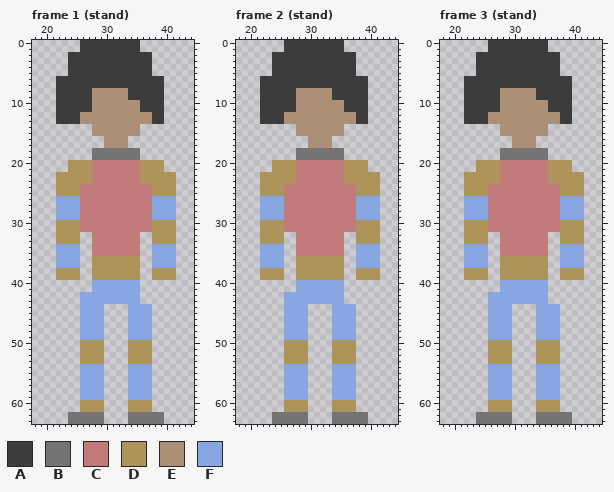
One commit to this pixel-art file: aseprite/Player.aseprite. Above, as it was before the edit.
64x64 pixels, 26 frames. Colours within 5 levels of each other are drawn and written as one. Shown: frame 1 (stand): x 18..44, y 0..63; frame 2 (stand): x 18..44, y 0..63; frame 3 (stand): x 18..44, y 0..63. The commit also changed other frames, which this record leaves out.
Visible layers, top first: "Group 2/Layer 4", "Group 2/Layer 3", "Group 1/Layer 2", "Group 1/Layer 1".
Palette (. is transparent): A #3c3c3c  B #747474  C #c17b7b  D #ac945a  E #ac8f77  F #88a6e2
Pixels before, frame 1 (stand), first column x 22:
 0 ....AAAAAAAAAA......
 1 ....AAAAAAAAAA......
 2 ..AAAAAAAAAAAAAA....
 3 ..AAAAAAAAAAAAAA....
 4 ..AAAAAAAAAAAAAA....
 5 ..AAAAAAAAAAAAAA....
 6 AAAAAAAAAAAAAAAAAA..
 7 AAAAAAAAAAAAAAAAAA..
 8 AAAAAAEEEEEEAAAAAA..
 9 AAAAAAEEEEEEAAAAAA..
10 AAAAAAEEEEEEEEAAAA..
11 AAAAAAEEEEEEEEAAAA..
12 AAAAEEEEEEEEEEEEAA..
13 AAAAEEEEEEEEEEEEAA..
14 ......EEEEEEEE......
15 ......EEEEEEEE......
16 ........EEEE........
17 ........EEEE........
18 ......BBBBBBBB......
19 ......BBBBBBBB......
20 ..DDDDCCCCCCCCDDDD..
21 ..DDDDCCCCCCCCDDDD..
22 DDDDDDCCCCCCCCDDDDDD
23 DDDDDDCCCCCCCCDDDDDD
24 DDDDCCCCCCCCCCCCDDDD
25 DDDDCCCCCCCCCCCCDDDD
26 FFFFCCCCCCCCCCCCFFFF
27 FFFFCCCCCCCCCCCCFFFF
28 FFFFCCCCCCCCCCCCFFFF
29 FFFFCCCCCCCCCCCCFFFF
30 DDDDCCCCCCCCCCCCDDDD
31 DDDDCCCCCCCCCCCCDDDD
32 DDDD..CCCCCCCC..DDDD
33 DDDD..CCCCCCCC..DDDD
34 FFFF..CCCCCCCC..FFFF
35 FFFF..CCCCCCCC..FFFF
36 FFFF..DDDDDDDD..FFFF
37 FFFF..DDDDDDDD..FFFF
38 DDDD..DDDDDDDD..DDDD
39 DDDD..DDDDDDDD..DDDD
40 ......FFFFFFFF......
41 ......FFFFFFFF......
42 ....FFFFFFFFFF......
43 ....FFFFFFFFFF......
44 ....FFFF....FFFF....
45 ....FFFF....FFFF....
46 ....FFFF....FFFF....
47 ....FFFF....FFFF....
48 ....FFFF....FFFF....
49 ....FFFF....FFFF....
50 ....DDDD....DDDD....
51 ....DDDD....DDDD....
52 ....DDDD....DDDD....
53 ....DDDD....DDDD....
54 ....FFFF....FFFF....
55 ....FFFF....FFFF....
56 ....FFFF....FFFF....
57 ....FFFF....FFFF....
58 ....FFFF....FFFF....
59 ....FFFF....FFFF....
60 ....DDDD....DDDD....
61 ....DDDD....DDDD....
62 ..BBBBBB....BBBBBB..
63 ..BBBBBB....BBBBBB..
Pixels before, frame 2 (stand), first column x 22:
 0 ....AAAAAAAAAA......
 1 ....AAAAAAAAAA......
 2 ..AAAAAAAAAAAAAA....
 3 ..AAAAAAAAAAAAAA....
 4 ..AAAAAAAAAAAAAA....
 5 ..AAAAAAAAAAAAAA....
 6 AAAAAAAAAAAAAAAAAA..
 7 AAAAAAAAAAAAAAAAAA..
 8 AAAAAAEEEEEEAAAAAA..
 9 AAAAAAEEEEEEAAAAAA..
10 AAAAAAEEEEEEEEAAAA..
11 AAAAAAEEEEEEEEAAAA..
12 AAAAEEEEEEEEEEEEAA..
13 AAAAEEEEEEEEEEEEAA..
14 ......EEEEEEEE......
15 ......EEEEEEEE......
16 ........EEEE........
17 ........EEEE........
18 ......BBBBBBBB......
19 ......BBBBBBBB......
20 ..DDDDCCCCCCCCDDDD..
21 ..DDDDCCCCCCCCDDDD..
22 DDDDDDCCCCCCCCDDDDDD
23 DDDDDDCCCCCCCCDDDDDD
24 DDDDCCCCCCCCCCCCDDDD
25 DDDDCCCCCCCCCCCCDDDD
26 FFFFCCCCCCCCCCCCFFFF
27 FFFFCCCCCCCCCCCCFFFF
28 FFFFCCCCCCCCCCCCFFFF
29 FFFFCCCCCCCCCCCCFFFF
30 DDDDCCCCCCCCCCCCDDDD
31 DDDDCCCCCCCCCCCCDDDD
32 DDDD..CCCCCCCC..DDDD
33 DDDD..CCCCCCCC..DDDD
34 FFFF..CCCCCCCC..FFFF
35 FFFF..CCCCCCCC..FFFF
36 FFFF..DDDDDDDD..FFFF
37 FFFF..DDDDDDDD..FFFF
38 DDDD..DDDDDDDD..DDDD
39 DDDD..DDDDDDDD..DDDD
40 ......FFFFFFFF......
41 ......FFFFFFFF......
42 ....FFFFFFFFFF......
43 ....FFFFFFFFFF......
44 ....FFFF....FFFF....
45 ....FFFF....FFFF....
46 ....FFFF....FFFF....
47 ....FFFF....FFFF....
48 ....FFFF....FFFF....
49 ....FFFF....FFFF....
50 ....DDDD....DDDD....
51 ....DDDD....DDDD....
52 ....DDDD....DDDD....
53 ....DDDD....DDDD....
54 ....FFFF....FFFF....
55 ....FFFF....FFFF....
56 ....FFFF....FFFF....
57 ....FFFF....FFFF....
58 ....FFFF....FFFF....
59 ....FFFF....FFFF....
60 ....DDDD....DDDD....
61 ....DDDD....DDDD....
62 ..BBBBBB....BBBBBB..
63 ..BBBBBB....BBBBBB..
Pixels before, frame 3 (stand), first column x 22:
 0 ....AAAAAAAAAA......
 1 ....AAAAAAAAAA......
 2 ..AAAAAAAAAAAAAA....
 3 ..AAAAAAAAAAAAAA....
 4 ..AAAAAAAAAAAAAA....
 5 ..AAAAAAAAAAAAAA....
 6 AAAAAAAAAAAAAAAAAA..
 7 AAAAAAAAAAAAAAAAAA..
 8 AAAAAAEEEEEEAAAAAA..
 9 AAAAAAEEEEEEAAAAAA..
10 AAAAAAEEEEEEEEAAAA..
11 AAAAAAEEEEEEEEAAAA..
12 AAAAEEEEEEEEEEEEAA..
13 AAAAEEEEEEEEEEEEAA..
14 ......EEEEEEEE......
15 ......EEEEEEEE......
16 ........EEEE........
17 ........EEEE........
18 ......BBBBBBBB......
19 ......BBBBBBBB......
20 ..DDDDCCCCCCCCDDDD..
21 ..DDDDCCCCCCCCDDDD..
22 DDDDDDCCCCCCCCDDDDDD
23 DDDDDDCCCCCCCCDDDDDD
24 DDDDCCCCCCCCCCCCDDDD
25 DDDDCCCCCCCCCCCCDDDD
26 FFFFCCCCCCCCCCCCFFFF
27 FFFFCCCCCCCCCCCCFFFF
28 FFFFCCCCCCCCCCCCFFFF
29 FFFFCCCCCCCCCCCCFFFF
30 DDDDCCCCCCCCCCCCDDDD
31 DDDDCCCCCCCCCCCCDDDD
32 DDDD..CCCCCCCC..DDDD
33 DDDD..CCCCCCCC..DDDD
34 FFFF..CCCCCCCC..FFFF
35 FFFF..CCCCCCCC..FFFF
36 FFFF..DDDDDDDD..FFFF
37 FFFF..DDDDDDDD..FFFF
38 DDDD..DDDDDDDD..DDDD
39 DDDD..DDDDDDDD..DDDD
40 ......FFFFFFFF......
41 ......FFFFFFFF......
42 ....FFFFFFFFFF......
43 ....FFFFFFFFFF......
44 ....FFFF....FFFF....
45 ....FFFF....FFFF....
46 ....FFFF....FFFF....
47 ....FFFF....FFFF....
48 ....FFFF....FFFF....
49 ....FFFF....FFFF....
50 ....DDDD....DDDD....
51 ....DDDD....DDDD....
52 ....DDDD....DDDD....
53 ....DDDD....DDDD....
54 ....FFFF....FFFF....
55 ....FFFF....FFFF....
56 ....FFFF....FFFF....
57 ....FFFF....FFFF....
58 ....FFFF....FFFF....
59 ....FFFF....FFFF....
60 ....DDDD....DDDD....
61 ....DDDD....DDDD....
62 ..BBBBBB....BBBBBB..
63 ..BBBBBB....BBBBBB..
New version:
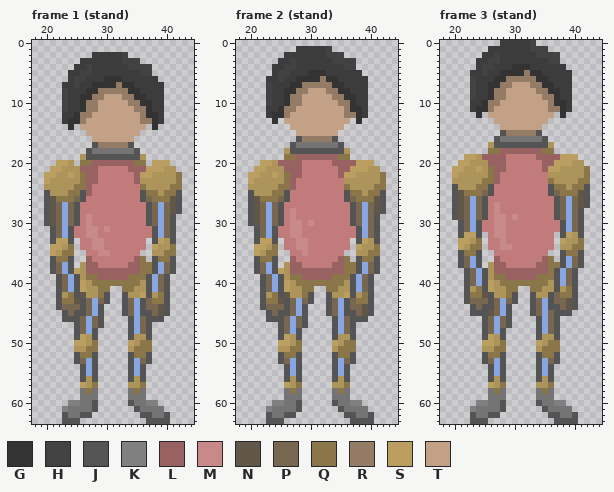
Colours new in this view: G #333333  H #424242  J #545454  K #808080  L #996262  M #c88989  N #615749  P #786750  Q #8a7648  R #947b66  S #ba9f61  T #c2a186
Changes in this commit:
layer "Group 1/Layer 1" opacity 100% -> 21%
layer "Group 1/Layer 2" now hidden
layer "Beine" added
layer "Oberkörper" added
layer "Arme" added
layer "Kopf" added
Changed rows in their new state; - is an unchanged pixel.
Frame 1 (stand):
first column x 20:
 0 ------..........-------
 1 ------..........-------
 2 ----....-----H....-----
 3 ----..-------HHH..-----
 4 ----.--H------HHHH-----
 5 ------HH--------HH-----
 6 --..-HH---GGG------.---
 7 --.--H--GGGGRGG--------
 8 --.H---GGRRRRRGG-------
 9 --.H--GGRRTTTRRGG------
10 --.H--GRRTTTTTRRGG-----
11 --.H--GRRTTTTTTRRG-----
12 --.--GRRTTTTTTTTRGG----
13 --.-GGRTTTTTTTTTRRG----
14 ----G-TTTTTTTTTTT-G----
15 -------TTTTTTTTT-------
16 --------TTTTTTT--------
17 --------JRRRRRJ--------
18 -------J-------J-------
19 ------DJJJJJJJJJD------
20 --SS-.QQLLLLLLLQQ.SSS--
21 -SSD--LLL-----LLLSSSDD-
22 SS--S-QLL------LSS----Q
23 SD----QLL------L------Q
24 DD---QQL--------QD---QQ
25 JD--QQJL--------JQQ-QQJ
26 JNQQQPJ---------JPQQQNJ
27 JNP-PJ-----------JP-PNJ
28 JNP-PJ-----------JP-PNJ
29 JNP-PJ-M---------JP-PJ-
30 JNPFPJ-M---------JPFPJ-
31 -JPFJC-MM-M-------JFPJ-
32 -JPFJCCMM-------CCJFPJ-
33 -JSSJ.CCMM------C-JS-J-
34 -SSDQ.CCMM------C-SDDQ-
35 -SDQQ.-C-MM-------DDQQ-
36 -JQQJ.-LCCCCCCCLQ-JQQJ-
37 -JP-J.DLLCCCCCLLQQJ-PJ-
38 -JPFJSDLLLLLLLLLQQJFPJ-
39 --JPFJDQQLLLLLQQQJFPJ.-
40 --JPFJSDQQQQQQQQDJFPJ--
41 --JPFJSDDQQ..QQDDJFPJ--
42 --JDQJNDDQJ..JDDSJDQJ--
43 --JQQNJP-PJ..JP-JPQQJ--
44 --JPPPJP-J---JP-JPPNJ--
45 ---JPJJP-J---JP-JJPNJ--
46 ---JJJP-PJ----J-PJJJ---
47 -----JP-PJ----J-PJ-----
48 -----JP-J.----J-PJ-----
49 -----JSDJ.----JDDJ-----
50 -----SS-Q.----S-QQ-----
51 -----D-QQ.-----QQQ-----
52 -----JQQJ.----JQQJ-----
53 -----JPFJ.----JFPJ-----
54 ------J-J.----J-J.-----
55 ------J-J.----J-J.-----
56 ------JDJ.----JDJ.-----
57 ------SDQ.----DDQ.-----
58 ------BQB.----BQB.-----
59 ------BBB.----BBB.-----
60 ----KKBBJ.----JBBKK----
61 ---KBBBBJ.----.JBBBB---
62 ---J--JJ..----..JJ--J--
63 ---JJJ....----...JJJJ--
Frame 2 (stand):
first column x 20:
 0 ------..........-------
 1 ------..-----H..-------
 2 ----..-------HHH..-----
 3 ----.--H------HHHH-----
 4 ------HH--------HH-----
 5 -----HH---GGG-----A----
 6 --.--H--GGGGRGG--------
 7 --.H---GGRRRRRGG-------
 8 --.H--GGRRTTTRRGG------
 9 --.H--GRRTTTTTRRGG-----
10 --.H--GRRTTTTTTRRG-----
11 --.--GRRTTTTTTTTRGG----
12 --.-GGRTTTTTTTTTRRG----
13 --..G.TTTTTTTTTTT.G.---
14 -------TTTTTTTTT-------
15 --------TTTTTTT.-------
16 --------JRRRRRJ--------
17 -------JBBBBBBBJ-------
18 ------DJJJJJJJJJD------
19 ------QQLLLLLLLQQ------
20 --SS-LLLL-----LLLLSSS--
21 -SSD--LLL------LLSSSDD-
22 SS--S-QLL------LSS----Q
23 SD----QL--------------Q
24 DD---QQL--------QD---QQ
25 JD--QQJ---------JQQ-QQJ
26 JNQQQPJ---------JPQQQNJ
27 JNP-PJ-----------JP-PNJ
28 JNP-PJ-M---------JP-PNJ
29 JNP-PJ-M---------JP-PJ-
30 JNPFPJ-MM-M------JPFPJ-
31 -JPFJC-MM---------JFPJ-
32 -JPFJCCMM-------CCJFPJ-
33 -JSSJ.CCMM------C-JS-J-
34 -SSDQ.CCMM------C-SDDQ-
35 -SDQQ.-C-M--------DDQQ-
36 -JQQJ.-LCCCCCCCLQ-JQQJ-
37 -JP-J.DLLCCCCCLLQQJ-PJ-
38 -JPFJSDLLLLLLLLLQQJFPJ-
39 --JPFJDQQLLLLLQQQJFPJ.-
40 --JPFJSDQQQQQQQQDJFPJ--
41 --JPFJSDDQQ..QQDDJFPJ--
42 --JDQJNDDQJ..JDDSJDQJ--
43 --JQQNJP-PJ..JP-JPQQJ--
44 --JPPPJP-J---JP-JPPNJ--
45 ---JPJJP-J---JP-JJPNJ--
46 ---JJJP-PJ----J-PJJJ---
47 -----JP-PJ----J-PJ-----
48 -----JP-J.----J-PJ-----
49 -----JSDJ.----JDDJ-----
50 -----SS-Q.----S-QQ-----
51 -----D-QQ.-----QQQ-----
52 -----JQQJ.----JQQJ-----
53 -----JPFJ.----JFPJ-----
54 ------J-J.----J-J.-----
55 ------J-J.----J-J.-----
56 ------JDJ.----JDJ.-----
57 ------SDQ.----DDQ.-----
58 ------BQB.----BQB.-----
59 ------BBB.----BBB.-----
60 ----KKBBJ.----JBBKK----
61 ---KBBBBJ.----.JBBBB---
62 ---J--JJ..----..JJ--J--
63 ---JJJ....----...JJJJ--
Frame 3 (stand):
first column x 20:
 0 ------..-----H..-------
 1 -------------HHH-------
 2 ----.--H------HHHH-----
 3 ------HH--------HH-----
 4 -----HH---GGG-----A----
 5 ---A-H--GGGGRGG---AA---
 6 --.H---GGRRRRRGG-------
 7 --.H--GGRRTTTRRGG------
 8 --.H--GRRTTTTTRRGG-----
 9 --.H--GRRTTTTTTRRG-----
10 --.--GRRTTTTTTTTRGG----
11 --.-GGRTTTTTTTTTRRG----
12 --..G.TTTTTTTTTTT.G.---
13 --.....TTTTTTTTT....---
14 --------TTTTTTT.-------
15 --------JRRRRRJ.-------
16 -------JBBBBBBBJ-------
17 ------DJJJJJJJJJD------
18 ------QQLLLLLLLQQ------
19 --SSDLLLLCCCCCLLLLSSS--
20 -SSD--LLL------LLSSSDD-
21 SSDDS-QLL------LSS--DDQ
22 SD----QL--------------Q
23 DD---QQL--------Q----QQ
24 JD--QQJ---------JQQ-QQJ
25 JNQQQPJ---------JPQQQNJ
26 JNP-PJ-----------JP-PNJ
27 JNP-PJ-M---------JP-PNJ
28 JNP-PJ-M---------JP-PJ-
29 JNP-PJ-MM-M------JP-PJ-
30 -JPFJC-MM---------JFPJ-
31 -JPFJC-MM---------JFPJ-
32 -JSSJ.CMM-------C-JS-J-
33 -SS-Q.CCM-------C-S--Q-
34 -SDQQ.CCMM------C-DDQQ-
35 -JQQJ.-C----------JQQJ-
36 -JP-J.-LCCCCCCCLQ-J-PJ-
37 -JP-J.DLLCCCCCLLQQJ-PJ-
38 --JPFJDLLLLLLLLLQJFPJ.-
39 --JPFJDQQLLLLLQQQJFPJ.-
40 --JPFJSDQQQQQQQQDJFPJ--
41 --JDQJSDDQQ..QQDDJDQJ--
42 --JQQNJDDQJ..JDDJPQQJ--
43 --JPPPJP-PJ..JP-JPPNJ--
44 ---JPJJP-J---JP-JJPNJ--
45 ---JJJNP-J---JP-PJJJ---
46 -----JP-PJ----J-PJ-----
47 -----JP-PJ----J-PJ-----
48 -----JP-J.----J-PJ-----
49 -----JSDJ.----JDDJ-----
50 -----SS-Q.----S-QQ-----
51 -----D-QQ.-----QQQ-----
52 -----JQQJ.----JQQJ-----
53 -----JPFJ.----JFPJ-----
54 ------J-J.----J-J.-----
55 ------J-J.----J-J.-----
56 ------JDJ.----JDJ.-----
57 ------SDQ.----DDQ.-----
58 ------BQB.----BQB.-----
59 ------BBB.----BBB.-----
60 ----KKBBJ.----JBBKK----
61 ---KBBBBJ.----.JBBBB---
62 ---J--JJ..----..JJ--J--
63 ---JJJ....----...JJJJ--
